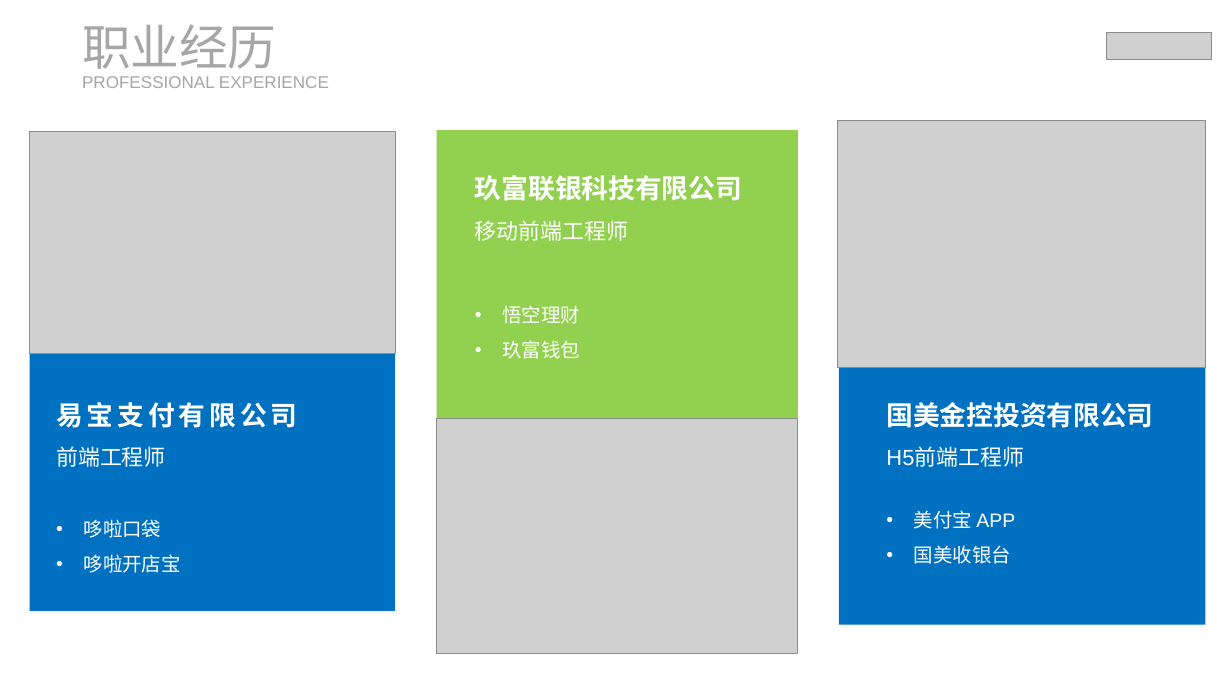
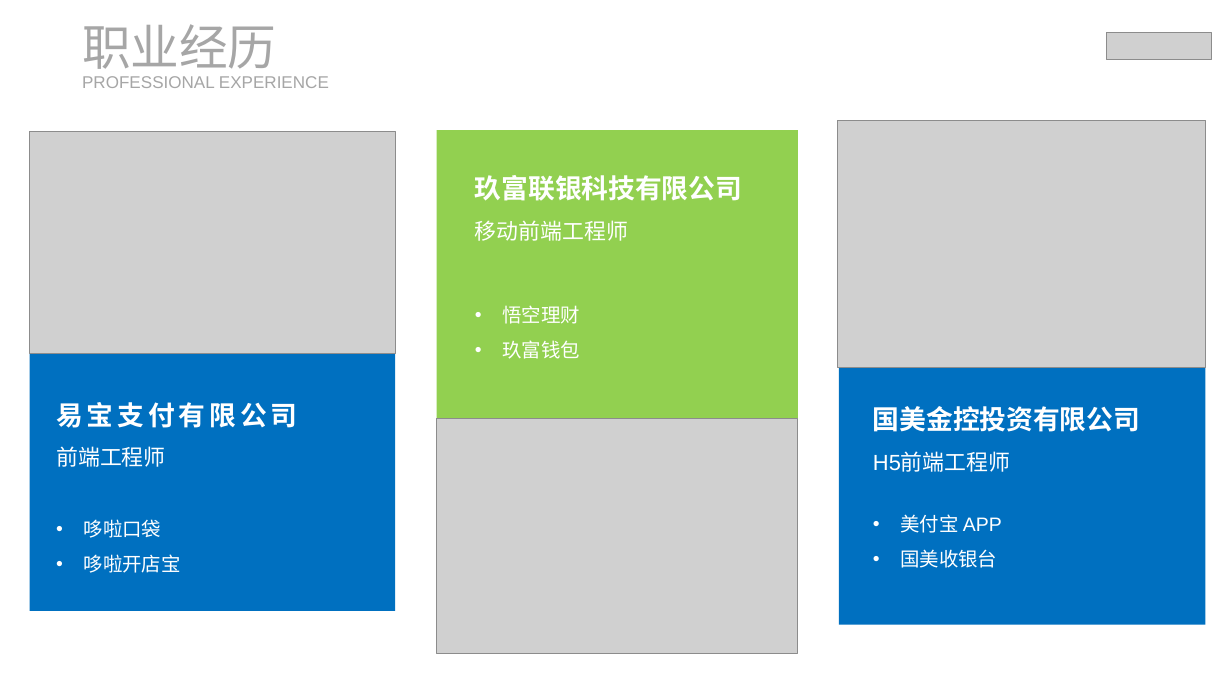
Before and after one commit to JSFFZL/Courseware-PPT, a slide deck: slide 3 of 孟庆凡-自我介绍.pptx. Drawn at 1232x693 pixels with LibreOffice and Linux fonts; fonts in the diff are those of the drawing; grey boxes stand for pictures; background and template pictures are left out. Boxes give left, top, right and bottom in pixels: in the first picture for what was removed or moved away, otherwise in the second. Text is boxed around its words. In the diff, an @@ line names an element or a change of style, - is before the commit and + after.

```diff
--- a/孟庆凡-自我介绍.pptx
+++ b/孟庆凡-自我介绍.pptx
@@ text "国美金控投资有限公司": place and size @@
-text "国美金控投资有限公司" at box(886, 402, 1153, 564)
+text "国美金控投资有限公司" at box(873, 406, 1140, 568)
```
Also in this commit, not shown: 1 other slide changed, 3 other files.
